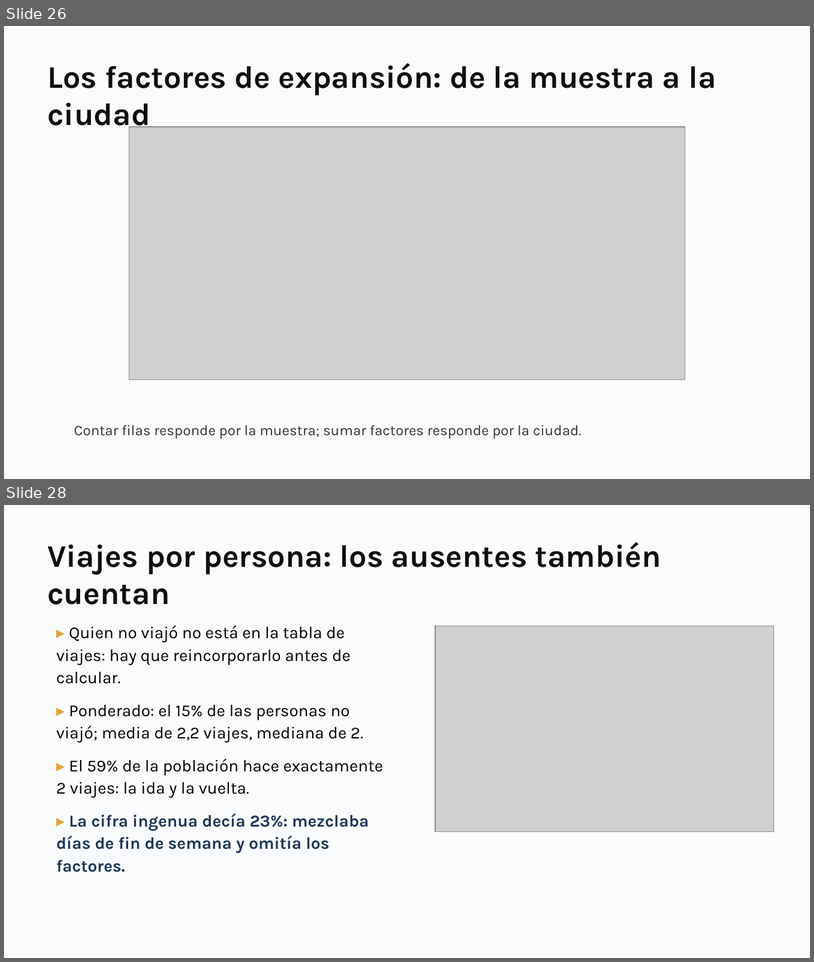
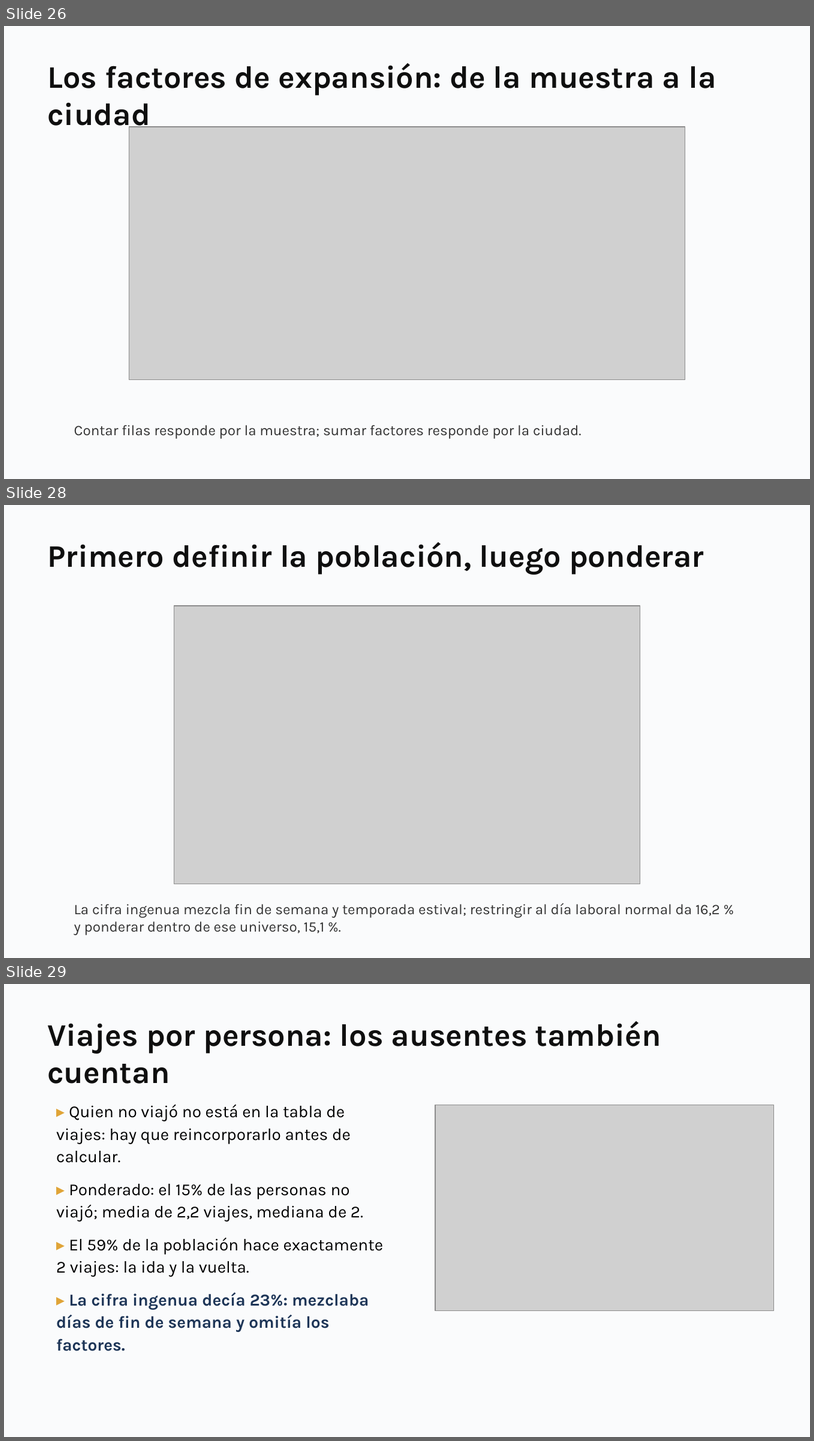
Before and after one commit to daniopitz/cienciadatos, a slide deck: presentaciones/clase02_pandas_eda.pptx. Shown one above the other, each under a label of ours: slides 26 and 28 before the commit, slides 26, 28 and 29 after it; the slides between them are not shown. The pictures are 814x962 and 814x1441 pixels, drawn with LibreOffice and Linux fonts; fonts in the diff are those of the drawing; grey boxes stand for pictures. Boxes give left, top, right and bottom in pixels: in the first picture for what was removed or moved away, otherwise in the second. Text is boxed around its words. In the diff, an @@ line names an element or a change of style, - is before the commit and + after.

```diff
--- a/presentaciones/clase02_pandas_eda.pptx
+++ b/presentaciones/clase02_pandas_eda.pptx
@@ slide 28 added at bbox=[4, 505, 810, 958], background #FFFFFF @@
@@ rectangle added at bbox=[4, 505, 810, 958], fill #FAFBFC @@
@@ text added at bbox=[47, 542, 704, 574], 28 pt, text #0F0F0F, bold @@
+Primero definir la población, luego ponderar
@@ picture added at bbox=[174, 606, 640, 884] @@
@@ text added at bbox=[74, 903, 720, 935], 13 pt, text #333333 @@
+La cifra ingenua mezcla fin de semana y temporada estival; restringir al día laboral normal da 16,2 % y ponderar dentro de ese universo, 15,1 %.
@@ what was slide 28 is now slide 29 @@
```
Also in this commit, not shown: 1 slide changed, 2 slides removed, 1 other file.
